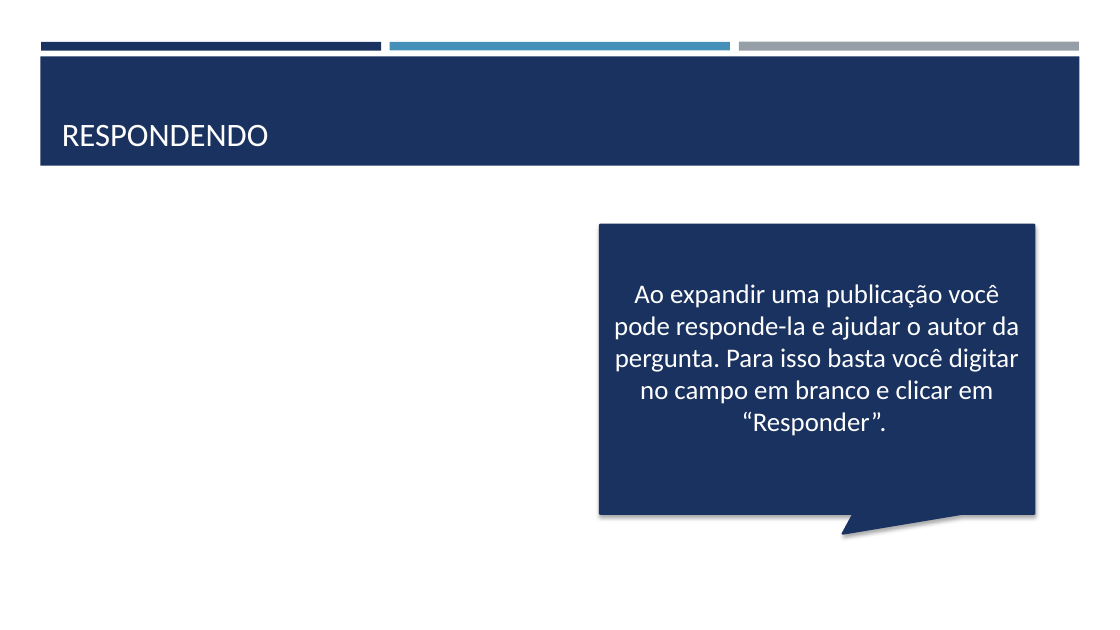
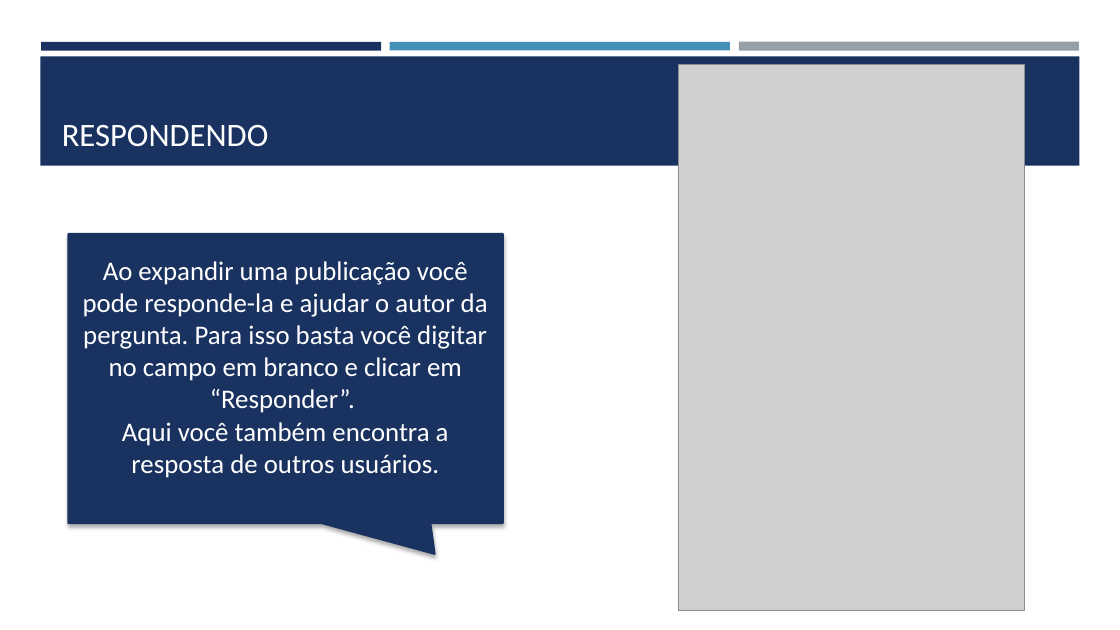
Before and after one commit to jupessoa/Projeto-2, a slide deck: slide 6 of Manual/Manual.pptx. Drawn at 1120x630 pixels with LibreOffice and Linux fonts; fonts in the diff are those of the drawing; grey boxes stand for pictures. Boxes give left, top, right and bottom in pixels: in the first picture for what was removed or moved away, otherwise in the second. Text is boxed around its words. In the diff, an @@ line names an element or a change of style, - is before the commit and + after.

```diff
--- a/Manual/Manual.pptx
+++ b/Manual/Manual.pptx
@@ picture added at [679, 65, 1025, 611] @@
@@ speech box "Ao expandir uma publicação você ...": place and size @@
-speech box "Ao expandir uma publicação você ..." at [600, 224, 1034, 513]
+speech box "Ao expandir uma publicação você ..." at [68, 234, 502, 523]
@@ speech box "Ao expandir uma publicação você ..." at [68, 234, 502, 523]: proportions changed @@
@@ text in speech box at [122, 422, 449, 478]: paragraph added @@
+Aqui você também encontra a resposta de outros usuários.
```
Also in this commit, not shown: 2 other slides changed, 4 other files.
